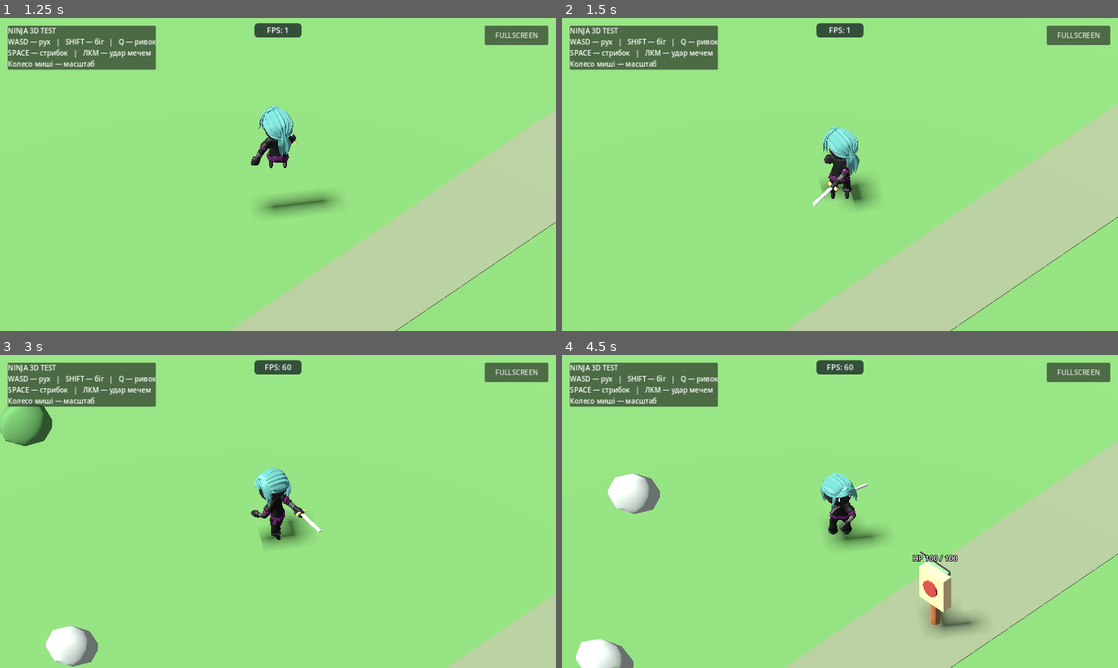
Above: before the commit, frames 1-4 (two rows, left to right).
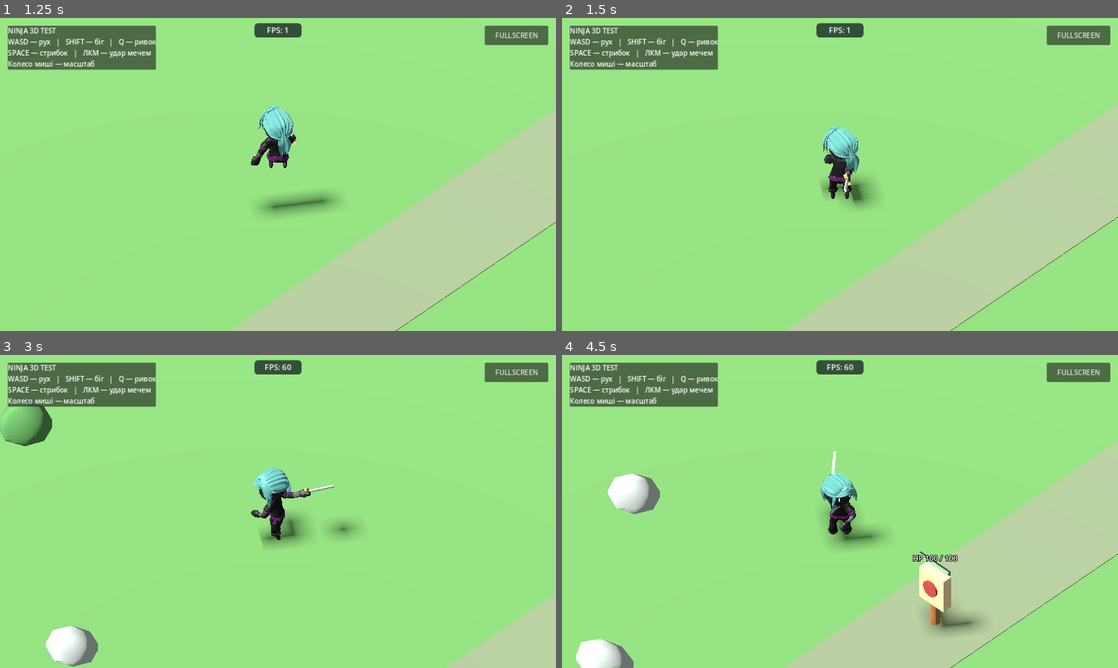
Above: after the commit, the same moments.

Repository: levian47/riskfate-3d-pro
Game: Godot game, scene res://main.tscn
The game is run twice, just before and just after one commit, with the same random seed, the same clock (stepped at 60 frames per second) and the same inputs.
Inputs (mouse positions are in pixels of both pictures, inside the frame that each line leads up to):
- Up to frame 1 (1.25 s): tap Enter at 0.5 s; move the mouse to (250, 237) at 0.52 s; hold W from 0.53 s (still down); hold Shift from 0.53 s (still down); click (250, 237) at 0.67 s; tap Space at 0.77 s
- Up to frame 2 (1.5 s): release W at 1.25 s; release Shift at 1.25 s; drag from (1006, 221) to (812, 237) at 1.27 s
- Up to frame 3 (3 s): move the mouse to (111, 464) at 2.02 s; hold A 2.03-2.75 s; hold Shift 2.03-2.75 s; drag from (305, 511) to (111, 464) at 2.77 s
- Up to frame 4 (4.5 s): move the mouse to (756, 433) at 3.52 s; hold S 3.53-4.25 s; hold Shift 3.53-4.25 s; tap Space at 3.77 s; drag from (962, 495) to (756, 433) at 4.27 s

Frame 1 is identical in both runs. In frame 2, 0.2% of the frame differs, in the area x 45-53%, y 45-61%; in frame 3, 0.5%, in the area x 50-65%, y 41-59%; in frame 4, 0.1%.

Commit message:
fix: cap wide sword rotation to prevent quaternion wraparound

Diff:
--- a/main.gd
+++ b/main.gd
@@ -23,6 +23,8 @@
 # This affects the right arm only; attack timing, damage and controls stay intact.
 const PREVIOUS_ATTACK_SWING_AMPLITUDE := 130.0 / 90.0
 const ATTACK_SWING_AMPLITUDE := PREVIOUS_ATTACK_SWING_AMPLITUDE * 1.5
+# Avoid quaternion shortest-arc wraparound when extrapolation exceeds 180°.
+const ATTACK_SWING_MAX_ANGLE := deg_to_rad(170.0)
 # Prototype combat parameters. Not approved balance values.
 const TRAINING_HIT_DAMAGE := 25
 const TRAINING_HIT_REACH := 3.1
@@ -380,7 +382,8 @@
 			var angle := relative.get_angle()
 			if angle <= 0.001:
 				continue
-			var wider_rotation := start_rotation * Quaternion(relative.get_axis(), angle * ATTACK_SWING_AMPLITUDE)
+			var wider_angle := minf(angle * ATTACK_SWING_AMPLITUDE, ATTACK_SWING_MAX_ANGLE)
+			var wider_rotation := start_rotation * Quaternion(relative.get_axis(), wider_angle)
 			wide.track_set_key_value(track, key_index, wider_rotation.normalized())
 			altered_keys += 1
 	if altered_keys == 0:
--- a/tests/gameplay_smoke.gd
+++ b/tests/gameplay_smoke.gd
@@ -79,13 +79,18 @@
 	var wide_base: Quaternion = wide_clip.track_get_key_value(arm_wide, 0)
 	var source_max := 0.0
 	var wide_max := 0.0
+	var added_swing := 0.0
 	for key in range(original_clip.track_get_key_count(arm_source)):
 		var q: Quaternion = original_clip.track_get_key_value(arm_source, key)
 		source_max = maxf(source_max, source_base.angle_to(q))
 	for key in range(wide_clip.track_get_key_count(arm_wide)):
 		var q: Quaternion = wide_clip.track_get_key_value(arm_wide, key)
 		wide_max = maxf(wide_max, wide_base.angle_to(q))
-	if not _require(source_max > 0.05 and wide_max > source_max * 1.9, "Right-arm swing must exceed the previous wide swing"):
+		if key < original_clip.track_get_key_count(arm_source):
+			var original_key: Quaternion = original_clip.track_get_key_value(arm_source, key)
+			var previous_angle := source_base.angle_to(original_key) * (130.0 / 90.0)
+			added_swing = maxf(added_swing, wide_base.angle_to(q) - previous_angle)
+	if not _require(source_max > 0.05 and added_swing > 0.10 and wide_max <= deg_to_rad(171.0), "Wide attack must add forward arm swing without a 180-degree wrap"):
 		return
 	var attack_node := blend.get_node("SwordSlash") as AnimationNodeAnimation
 	if not _require(attack_node != null and String(attack_node.animation) == "combat/WideSwordSlash", "Attack blend node must play wider clip"):
